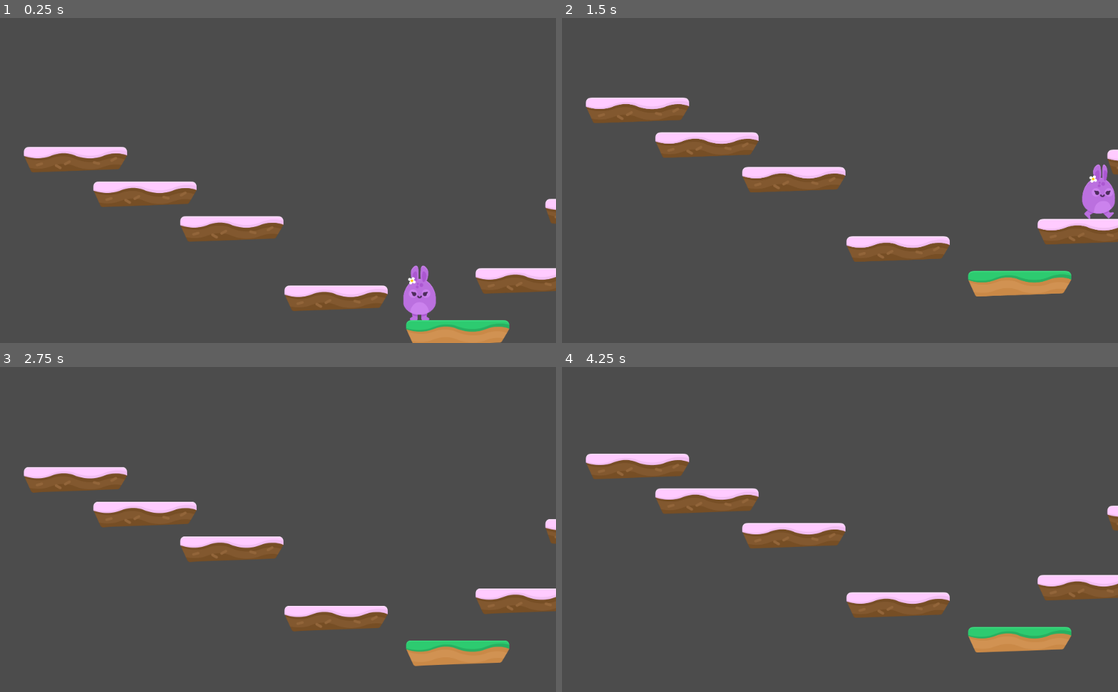
Above: before the commit, frames 1-4 (two rows, left to right).
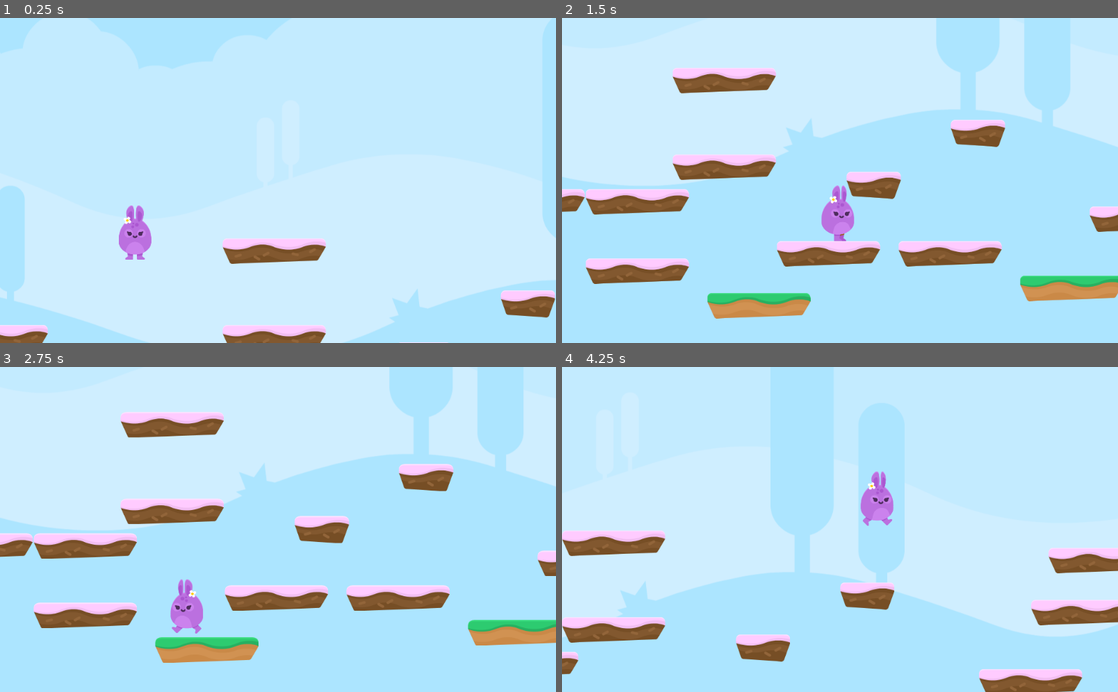
Above: after the commit, the same moments.

Repository: Roopaish/Godot-Game-Development
Game: Godot game, scene res://Levels/Level1.tscn
Two runs of this game, one before a commit and one after it. Both use one fixed random seed, a clock stepped at 60 frames per second and the inputs below.
Inputs:
- Up to frame 1 (0.25 s): no input
- Up to frame 2 (1.5 s): hold Right (right) from 0.53 s (still down); tap Up (jump) at 0.77 s
- Up to frame 3 (2.75 s): tap Up (jump) at 1.52 s; release Right (right) at 2.03 s; hold Left (left) from 2.03 s (still down)
- Up to frame 4 (4.25 s): release Left (left) at 2.78 s; hold Right (right) from 2.78 s (still down); tap Up (jump) at 3.02, 3.77 s

The runs differ from the first frame. In frame 1, 100% of the frame differs, in the area x 0-100%, y 0-100%; in frame 2, 99%; in frame 3, 99%; in frame 4, 100%.

Commit message:
ParallaxBacground done

Diff:
--- a/Hoppy Days/Levels/Level1.tscn
+++ b/Hoppy Days/Levels/Level1.tscn
@@ -8,7 +8,8 @@
 [node name="Player" parent="." instance=ExtResource( 1 )]
 
 [node name="TileMap" type="TileMap" parent="."]
+position = Vector2( 500, 500 )
 tile_set = ExtResource( 2 )
 collision_layer = 2
 format = 1
-tile_data = PoolIntArray( -458709, 0, 0, -131029, 0, 0, 33, 0, 0, 196593, 0, 0, 131093, 1, 0, 131119, 0, 0, 196640, 0, 0, 327669, 0, 0, 327695, 1, 0, 327719, 0, 0, 458746, 0, 0, 458781, 0, 0, 589835, 0, 0, 589842, 0, 0, 655360, 0, 0, 720921, 2, 0, 786439, 2, 0 )
+tile_data = PoolIntArray( -655323, 3, 0, -458709, 0, 0, -131029, 0, 0, -65531, 0, 0, 33, 0, 0, 196593, 0, 0, 131093, 1, 0, 131119, 0, 0, 196640, 0, 0, 327669, 0, 0, 262149, 0, 0, 327695, 1, 0, 327719, 0, 0, 458746, 0, 0, 393216, 0, 0, 458781, 0, 0, 589835, 0, 0, 589842, 0, 0, 655360, 0, 0, 720921, 2, 0, 786439, 2, 0 )
--- a/Hoppy Days/Player/Player.gd
+++ b/Hoppy Days/Player/Player.gd
@@ -3,7 +3,7 @@
 var motion = Vector2() # Defining a 2D vector, to access position of sprite
 
 const SPEED = 1500
-const GRAVITY = 300
+const GRAVITY = 150
 const UP = Vector2(0, -1) # To determine what is a floor, Vector2(0,0) is default which tells everything is a wall
 const JUMP_SPEED = 3500
 
@@ -28,6 +28,8 @@
 func apply_gravity():
 	if is_on_floor():
 		motion.y = 0
+	elif is_on_ceiling():
+		motion.y = 1 # so bunny doesn't hover on the ceiling, bounce of the ceiling if hit
 	else:
 		motion.y += GRAVITY
 
--- a/Hoppy Days/Player/Player.tscn
+++ b/Hoppy Days/Player/Player.tscn
@@ -1,7 +1,11 @@
-[gd_scene load_steps=4 format=2]
+[gd_scene load_steps=8 format=2]
 
 [ext_resource path="res://Player/PlayerAnimation.tscn" type="PackedScene" id=1]
 [ext_resource path="res://Player/Player.gd" type="Script" id=2]
+[ext_resource path="res://GFX/Background/bg_layer1.png" type="Texture" id=3]
+[ext_resource path="res://GFX/Background/bg_layer2.png" type="Texture" id=4]
+[ext_resource path="res://GFX/Background/bg_layer4.png" type="Texture" id=5]
+[ext_resource path="res://GFX/Background/bg_layer3.png" type="Texture" id=6]
 
 [sub_resource type="CapsuleShape2D" id=1]
 radius = 59.0829
@@ -21,12 +25,62 @@
 [node name="AnimatedSprite" parent="." instance=ExtResource( 1 )]
 
 [node name="Camera2D" type="Camera2D" parent="."]
+position = Vector2( 100, 0 )
 current = true
 zoom = Vector2( 2, 2 )
 limit_left = 0
-limit_right = 1000
-drag_margin_h_enabled = true
-drag_margin_v_enabled = true
 smoothing_enabled = true
 
+[node name="ParallaxBackground" type="ParallaxBackground" parent="Camera2D"]
+scroll_base_offset = Vector2( 0, -400 )
+scroll_base_scale = Vector2( 1, 0.5 )
+scroll_ignore_camera_zoom = true
+
+[node name="ParallaxLayer" type="ParallaxLayer" parent="Camera2D/ParallaxBackground"]
+motion_mirroring = Vector2( 2048, 2048 )
+
+[node name="TextureRect" type="TextureRect" parent="Camera2D/ParallaxBackground/ParallaxLayer"]
+margin_right = 40.0
+margin_bottom = 40.0
+texture = ExtResource( 3 )
+__meta__ = {
+"_edit_use_anchors_": false
+}
+
+[node name="ParallaxLayer2" type="ParallaxLayer" parent="Camera2D/ParallaxBackground"]
+motion_scale = Vector2( 0.25, 1 )
+motion_mirroring = Vector2( 2048, 0 )
+
+[node name="TextureRect" type="TextureRect" parent="Camera2D/ParallaxBackground/ParallaxLayer2"]
+margin_right = 40.0
+margin_bottom = 40.0
+texture = ExtResource( 4 )
+__meta__ = {
+"_edit_use_anchors_": false
+}
+
+[node name="ParallaxLayer3" type="ParallaxLayer" parent="Camera2D/ParallaxBackground"]
+motion_scale = Vector2( 0.5, 1 )
+motion_mirroring = Vector2( 2048, 0 )
+
+[node name="TextureRect" type="TextureRect" parent="Camera2D/ParallaxBackground/ParallaxLayer3"]
+margin_right = 40.0
+margin_bottom = 40.0
+texture = ExtResource( 6 )
+__meta__ = {
+"_edit_use_anchors_": false
+}
+
+[node name="ParallaxLayer4" type="ParallaxLayer" parent="Camera2D/ParallaxBackground"]
+motion_scale = Vector2( 0.75, 1 )
+motion_mirroring = Vector2( 2048, 0 )
+
+[node name="TextureRect" type="TextureRect" parent="Camera2D/ParallaxBackground/ParallaxLayer4"]
+margin_right = 40.0
+margin_bottom = 40.0
+texture = ExtResource( 5 )
+__meta__ = {
+"_edit_use_anchors_": false
+}
+
 [connection signal="animate" from="." to="AnimatedSprite" method="_on_Player_animate"]
Not shown, changed: README.md
